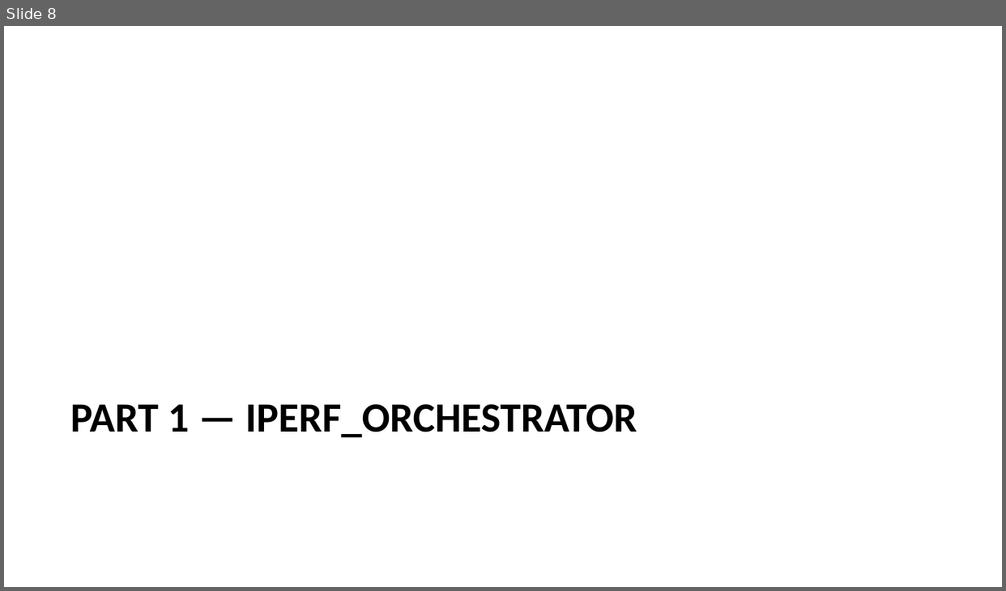
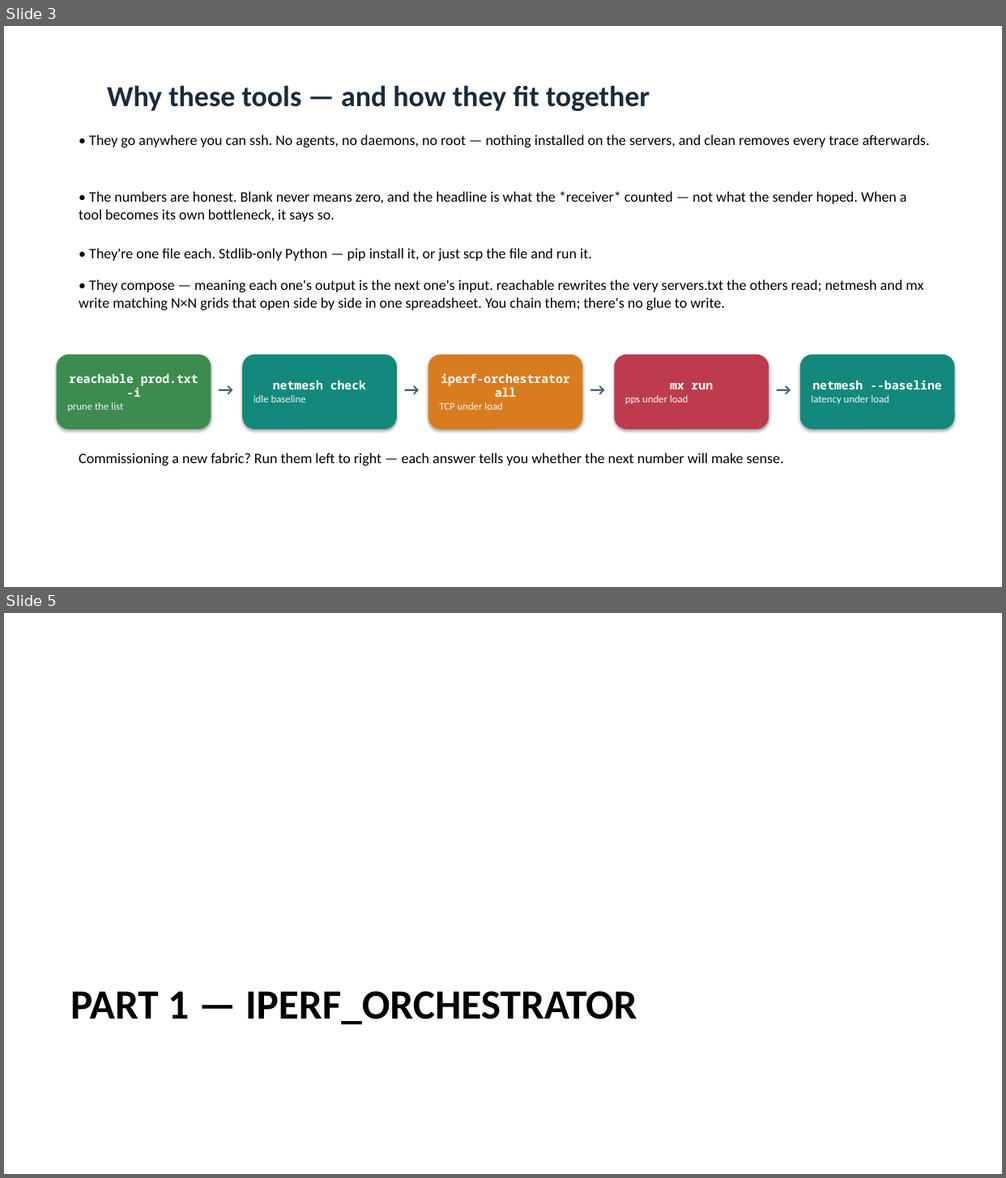
Before and after one commit to MartinGallagher-code/presentations, a slide deck: network-testing/network_testing.pptx. Shown one above the other, each under a label of ours: slide 8 before the commit, slides 3 and 5 after it; the slides between them are not shown. The pictures are 1006x591 and 1006x1178 pixels, drawn with LibreOffice and Linux fonts; fonts in the diff are those of the drawing. Boxes give left, top, right and bottom in pixels: in the first picture for what was removed or moved away, otherwise in the second. Text is boxed around its words. In the diff, an @@ line names an element or a change of style, - is before the commit and + after.

```diff
--- a/network-testing/network_testing.pptx
+++ b/network-testing/network_testing.pptx
@@ slide 3 added at <box>4,26,1002,587</box>, background #FFFFFF @@
@@ title added at <box>107,85,650,111</box>, 28 pt, text #1C2B3A, bold @@
+Why these tools — and how they fit together
@@ text added at <box>89,135,930,148</box>, 14 pt, text #000000 @@
+• They go anywhere you can ssh. No agents, no daemons, no root — nothing installed on the servers, and clean removes every trace afterwards.
@@ text added at <box>79,191,907,222</box>, 14 pt, text #000000 @@
+• The numbers are honest. Blank never means zero, and the headline is what the *receiver* counted — not what the sender hoped. When a tool becomes its own bottleneck, it says so.
@@ text added at <box>89,248,592,261</box>, 14 pt, text #000000 @@
+• They're one file each. Stdlib-only Python — pip install it, or just scp the file and run it.
@@ text added at <box>79,280,923,310</box>, 14 pt, text #000000 @@
+• They compose — meaning each one's output is the next one's input. reachable rewrites the very servers.txt the others read; netmesh and mx write matching N×N grids that open side by side in one spreadsheet. You chain them; there's no glue to write.
@@ rounded rectangle added at <box>57,355,211,429</box>, fill #3D8B4F, 11.5 pt, text #FFFFFF, bold @@
+reachable prod.txt -i
+prune the list
@@ rounded rectangle added at <box>242,355,396,429</box>, fill #12897B, 11.5 pt, text #FFFFFF, bold @@
+netmesh check
+idle baseline
@@ rounded rectangle added at <box>428,355,582,429</box>, fill #D97C1F, 11.5 pt, text #FFFFFF, bold @@
+iperf-orchestrator all
+TCP under load
@@ rounded rectangle added at <box>614,355,769,429</box>, fill #BE3B4E, 10 pt, text #F0F3F6 @@
+mx run
+pps under load
@@ rounded rectangle added at <box>800,355,955,429</box>, fill #12897B, 11.5 pt, text #FFFFFF, bold @@
+netmesh --baseline
+latency under load
@@ text added at <box>211,376,242,406</box>, 16 pt, text #3E5C76, bold @@
+→
@@ text added at <box>397,376,428,406</box>, 16 pt, text #3E5C76, bold @@
+→
@@ text added at <box>582,376,614,406</box>, 16 pt, text #3E5C76, bold @@
+→
@@ text added at <box>769,376,800,406</box>, 16 pt, text #3E5C76, bold @@
+→
@@ text added at <box>79,453,784,466</box>, 14 pt, text #000000 @@
+Commissioning a new fabric? Run them left to right — each answer tells you whether the next number will make sense.
@@ what was slide 8 is now slide 5 @@
```
Also in this commit, not shown: 1 slide changed, 2 other slides added, 6 slides removed, 2 other files.
